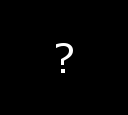
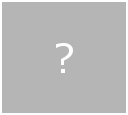
Layered file, before and after one edit (128px x 115px). Changes by layer:
added layer "Layer" above "Background" over 0, 0, 128, 115
"Background": opacity 100% → 29% over 0, 0, 128, 115
